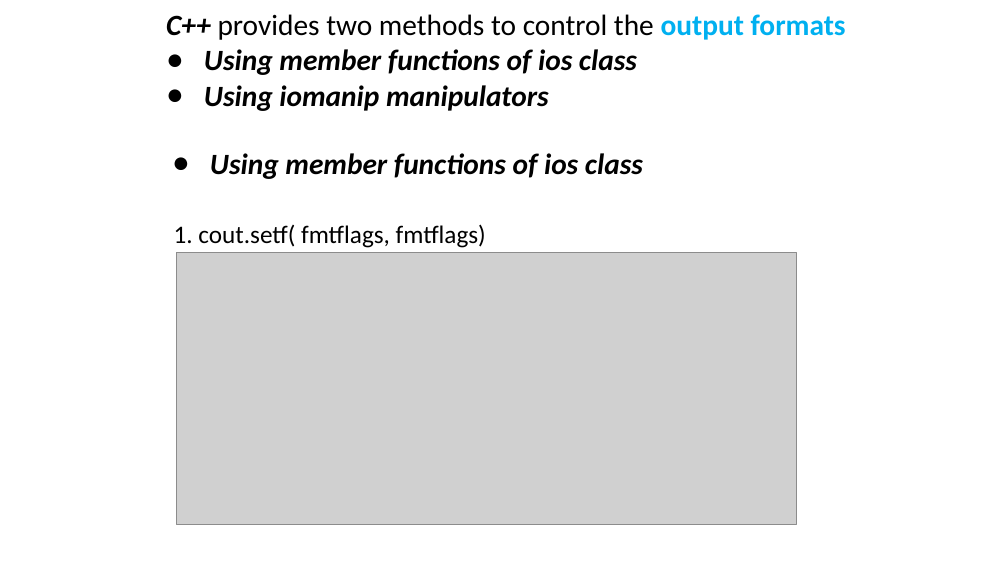
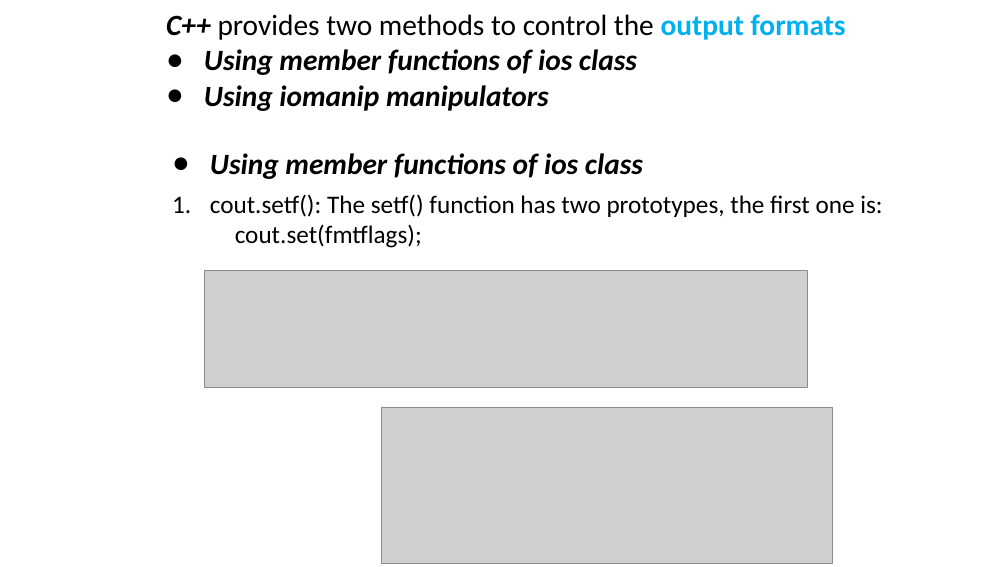
Before and after one commit to ShiqiYu/CPP, a slide deck: slide 3 of week02/Lab02.pptx (slide 9 before the commit). Drawn at 1008x567 pixels with LibreOffice and Linux fonts; fonts in the diff are those of the drawing; grey boxes stand for pictures; background and template pictures are left out. Boxes give left, top, right and bottom in pixels: in the first picture for what was removed or moved away, otherwise in the second. Text is boxed around its words. In the diff, an @@ line names an element or a change of style, - is before the commit and + after.

```diff
--- a/week02/Lab02.pptx
+++ b/week02/Lab02.pptx
@@ text at [210, 194, 882, 248]: text changed @@
-1. cout.setf( fmtflags, fmtflags)
+1. cout.setf(): The setf() function has two prototypes, the first one is:
+cout.set(fmtflags);
@@ picture removed at [177, 253, 797, 524] @@
@@ picture added at [204, 271, 808, 387] @@
@@ picture added at [382, 407, 833, 563] @@
```
Also in this commit, not shown: 5 other slides changed, 9 slides added, 11 slides removed.
